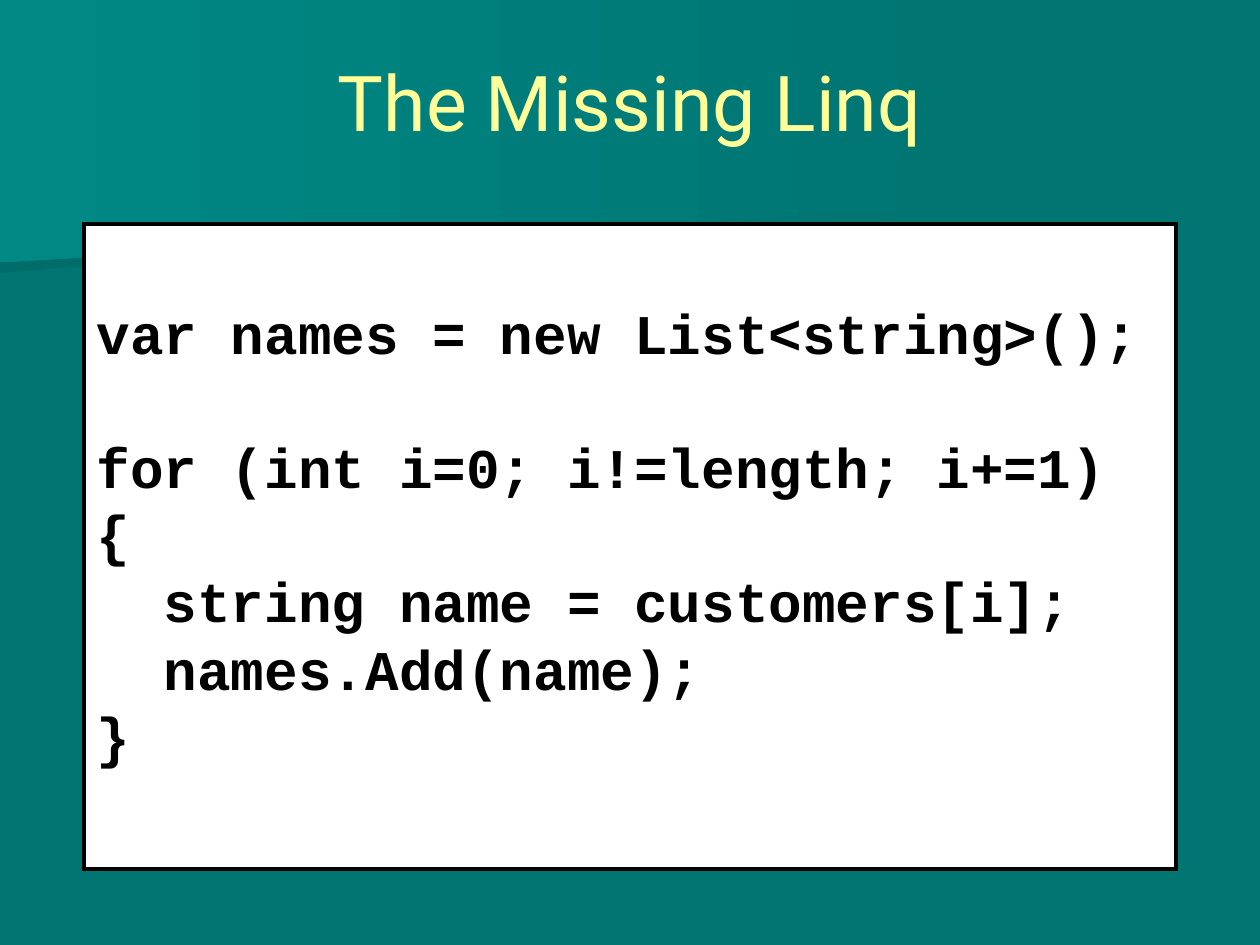
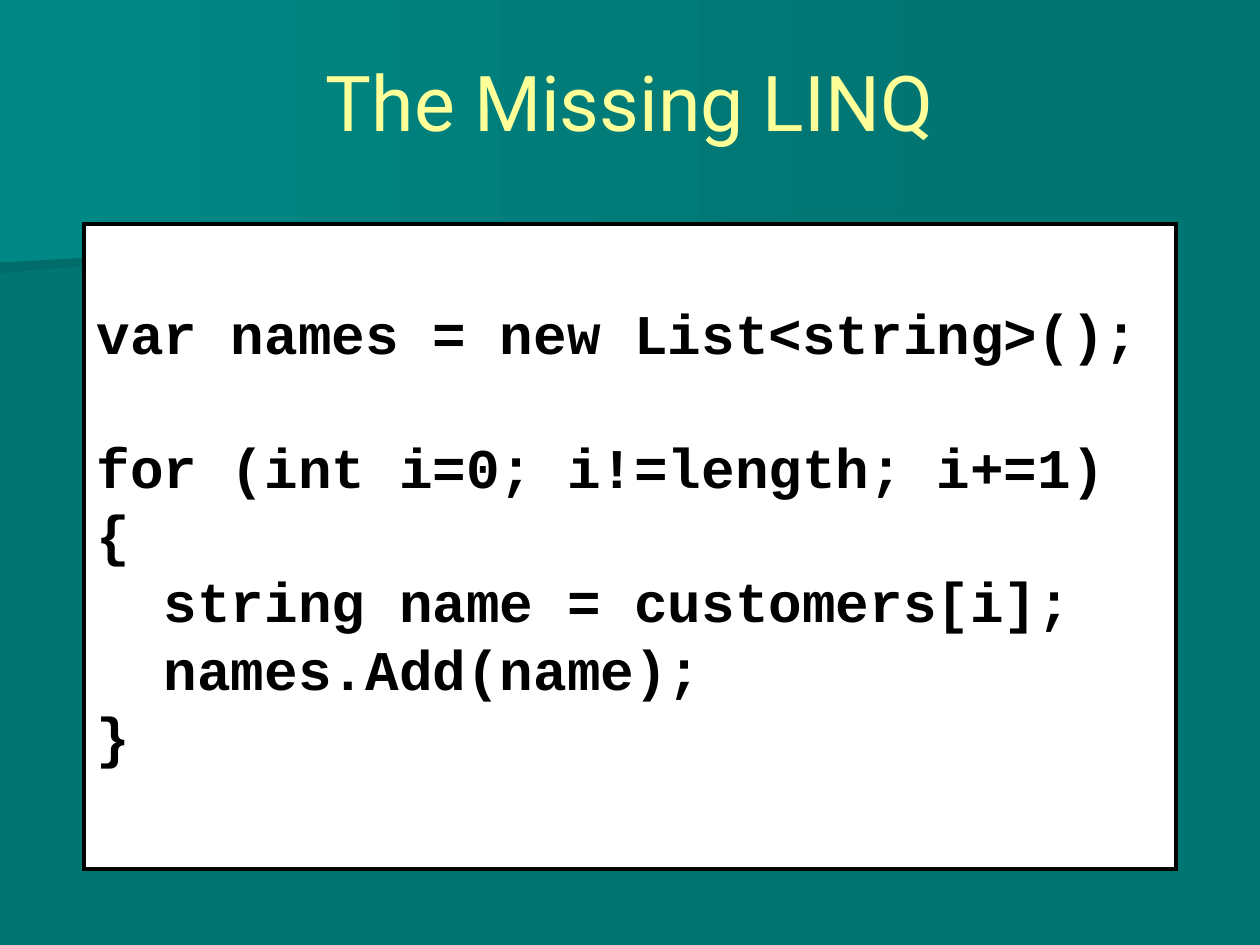
Before and after one commit to chrisoldwood/Home, a slide deck: slide 12 of articles/the-art-of-code.ppt. Drawn at 1260x945 pixels with LibreOffice and Linux fonts; fonts in the diff are those of the drawing. Boxes give left, top, right and bottom in pixels: in the first picture for what was removed or moved away, otherwise in the second. Text is boxed around its words. In the diff, an @@ line names an element or a change of style, - is before the commit and + after.

Commit message:
Fixed the title of the Missing LINQ slide.

```diff
--- a/articles/the-art-of-code.ppt
+++ b/articles/the-art-of-code.ppt
@@ title at (326,73,933,147): text changed @@
-The Missing Linq
+The Missing LINQ
```
